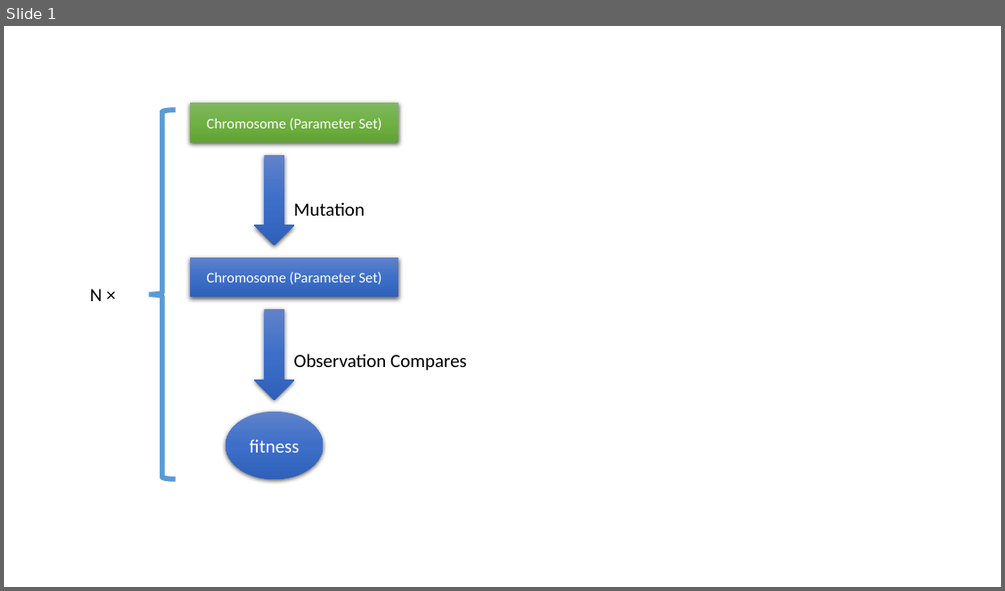
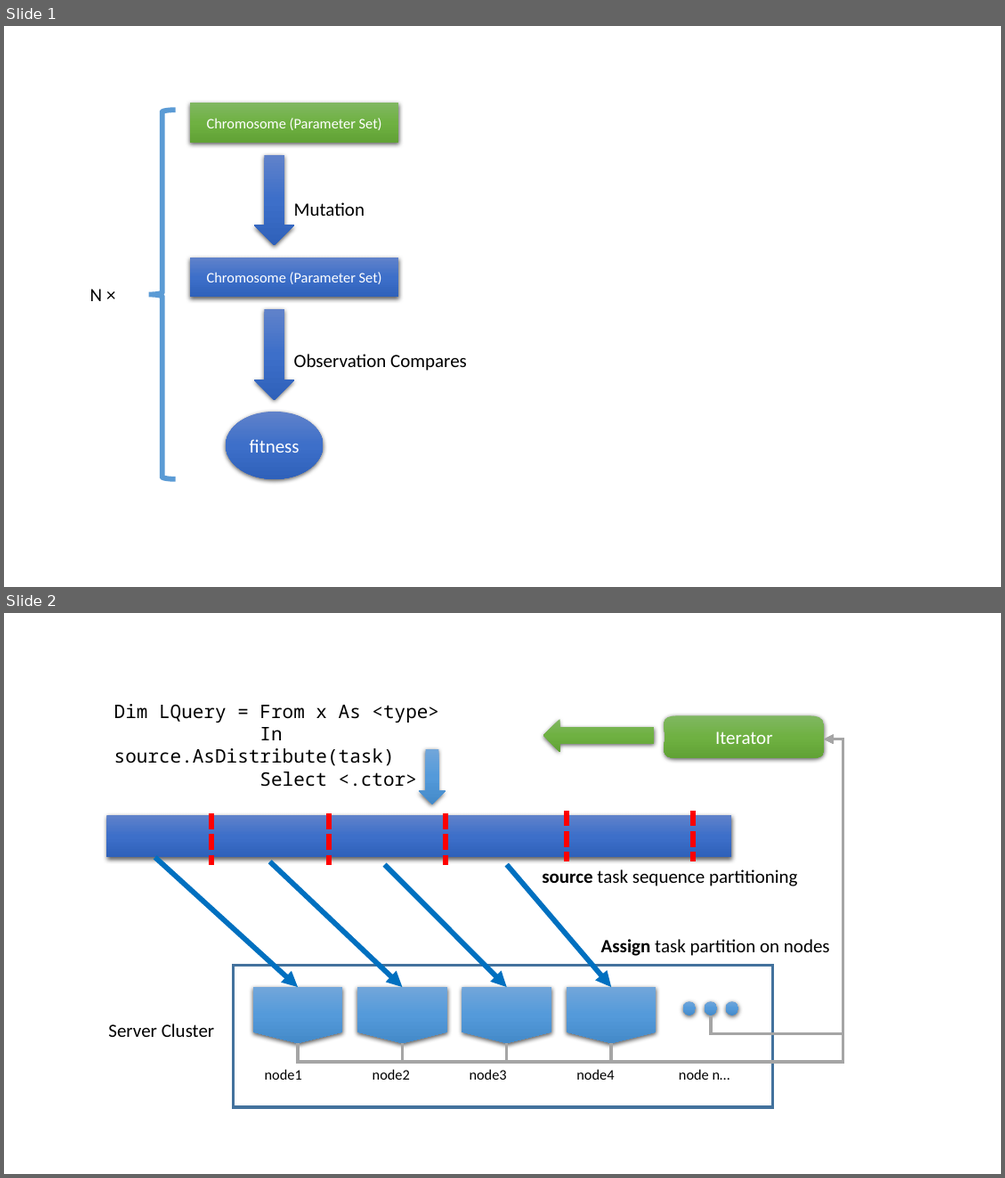
Before and after one commit to xieguigang/Darwinism, a slide deck: GAF_distribute_computing/GA_distribute.pptx. Shown one above the other, each under a label of ours: slide 1 before the commit, slides 1 and 2 after it. The pictures are 1005x591 and 1005x1178 pixels, drawn with LibreOffice and Linux fonts; fonts in the diff are those of the drawing. Boxes give left, top, right and bottom in pixels: in the first picture for what was removed or moved away, otherwise in the second. Text is boxed around its words. In the diff, an @@ line names an element or a change of style, - is before the commit and + after.

```diff
--- a/GAF_distribute_computing/GA_distribute.pptx
+++ b/GAF_distribute_computing/GA_distribute.pptx
@@ slide 2 added at [4, 613, 1001, 1174], background #FFFFFF @@
@@ group added at [106, 704, 843, 1107]: 9 texts, 5 lines, 5 elbow arrows, 4 flow chart offpage connectors, 4 arrows, 3 ellipses, 2 rectangles, 1 down arrow, 1 freeform shape, 1 left arrow @@
+Server Cluster
+Dim LQuery = From x As <type>
+In source.AsDistribute(task)
+Select <.ctor>
+source task sequence partitioning
+node1
+node2
+node3
+node4
+node n…
+Assign task partition on nodes
+Iterator
```
Also in this commit, not shown: 2 other files.
